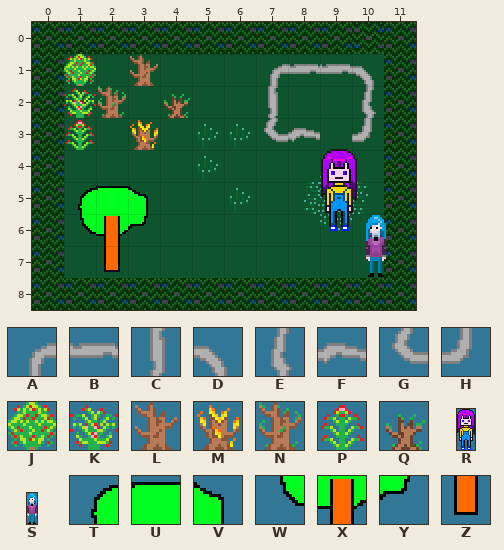
Two states of a Tiled map, Look What You've Done/Assets/Levels/test.tmx. Above, as it was before the edit.
Cells are 16x16 px. Shown: x 0..11, y 0..8.
Key: from "sprite-pack-sample": A 0, B 1, C 1 turned 90, D 2, E 3, F 3 turned 90, G 6, H 8; from "test": J 32 "1", K 33 "2", L 34 "3", M 35 "4", N 36 "5", P 37 "6", Q 38 "7", R 39 "tall-purple-girl", S 42 "devaha"; from "tree-sample": T 0, U 1, V 2, W 3, X 4, Y 5, Z 7.
_ is an empty cell.
Objects are placed by their top-left corner, in cells (3,4 is the top-left corner of cell 3,4); size is 1x1 cell unless given.
Layers that did not change in this view are not listed.
Layer "Tile Layer 2" before, first column x 0:
0 ____________
1 _J_L___ABBD_
2 _KN_Q__C__E_
3 _P_M___GF_H_
4 ____________
5 _TUV________
6 _WXY________
7 __Z_________
8 ____________
Objects on layer "obj" before:
R "tall-purple-girl" at 9,4 size 1.1x2.6
S "devaha" at 10.4,6 size 0.6x1.9
Once edited:
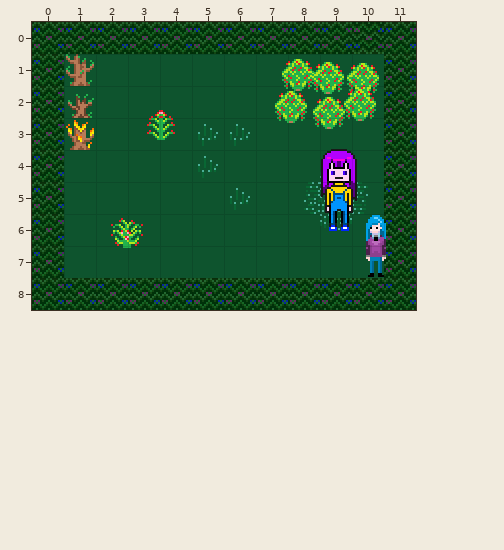
What changed:
Layer "Tile Layer 2" (removed):
Tile A is gone in row 1 at x 7.
Tile B is gone in row 1 at x 8 to 9.
Tile C is gone in row 2 at x 7.
Tile D is gone in row 1 at x 10.
Tile E is gone in row 2 at x 10.
Tile F is gone in row 3 at x 8.
Tile G is gone in row 3 at x 7.
Tile H is gone in row 3 at x 10.
Tile J is gone in row 1 at x 1.
Tile K is gone in row 2 at x 1.
Tile L is gone in row 1 at x 3.
Tile M is gone in row 3 at x 3.
Tile N is gone in row 2 at x 2.
Tile P is gone in row 3 at x 1.
Tile Q is gone in row 2 at x 4.
Tile T is gone in row 5 at x 1.
Tile U is gone in row 5 at x 2.
Tile V is gone in row 5 at x 3.
Tile W is gone in row 6 at x 1.
Tile X is gone in row 6 at x 2.
Tile Y is gone in row 6 at x 3.
Tile Z is gone in row 7 at x 2.
Layer "obj":
A new object: N "5" at 1,1.
A new object: J "1" at 7.8,1.1.
A new object: J "1" at 8.8,1.2.
A new object: J "1" at 9.8,1.3.
A new object: Q "7" at 1,2.
A new object: J "1" at 9.7,2.1.
A new object: J "1" at 7.6,2.2.
A new object: J "1" at 8.8,2.4.
A new object: P "6" at 3.5,2.7.
A new object: M "4" at 1,3.
A new object: K "2" at 2.5,6.1.
Pixel boxes of the changes (left, top, right, bottom) in both pictures:
changed: (64, 54, 190, 150)
changed: (264, 59, 379, 142)
changed: (78, 186, 148, 272)
